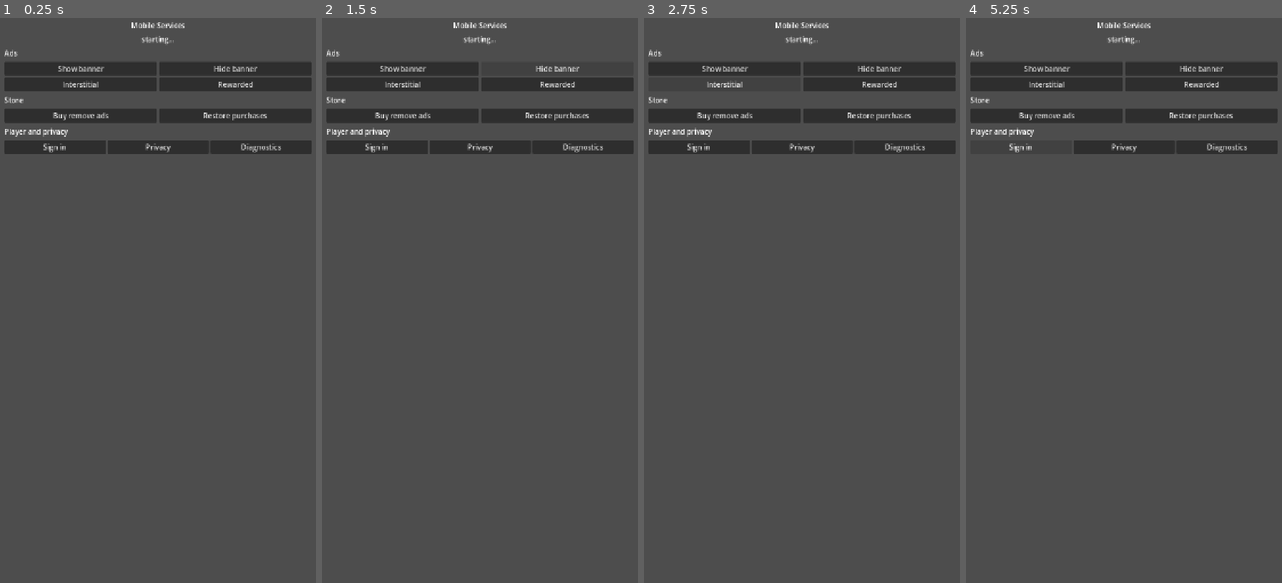
Above: before the commit, frames 1-4 (left to right).
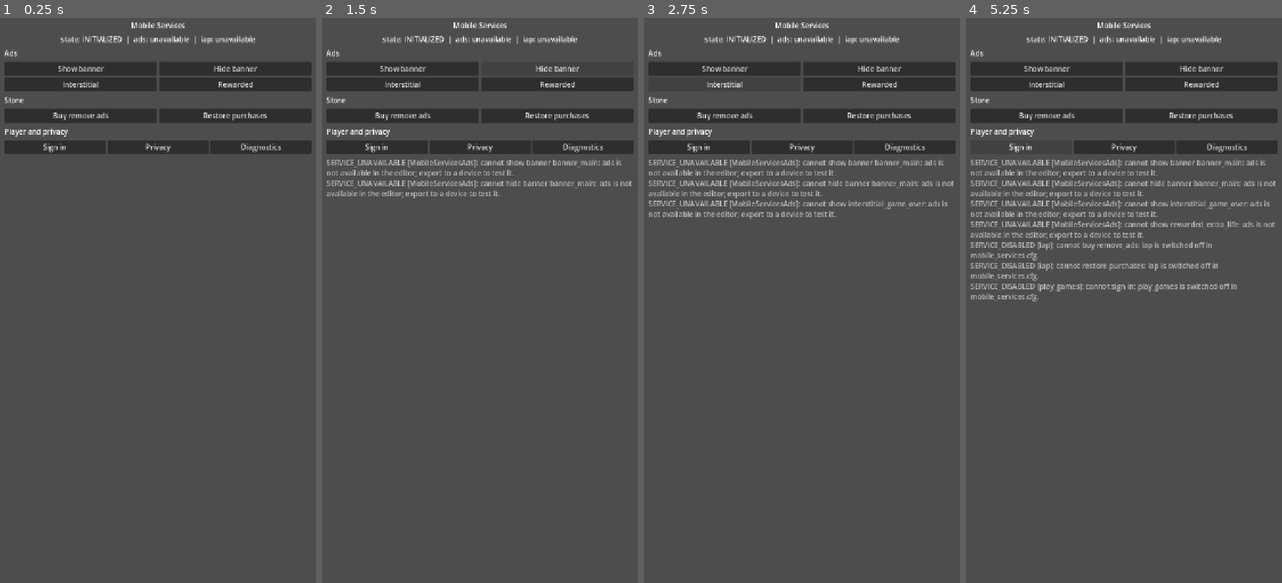
Above: after the commit, the same moments.

Repository: bilalsafdar4130/firebase-analytics-godot-plugin
Game: Godot game, scene res://demo/scenes/main.tscn
Same seed, same stepped clock (60 frames per second), same inputs: the game is played once before the commit and once after it.
Inputs:
- Up to frame 1 (0.25 s): no input
- Up to frame 2 (1.5 s): click "Show banner" at 0.5 s; click "Hide banner" at 1.25 s
- Up to frame 3 (2.75 s): click "Interstitial" at 2 s
- Up to frame 4 (5.25 s): click "Rewarded" at 2.75 s; click "Buy remove ads" at 3.5 s; click "Restore purchases" at 4.25 s; click "Sign in" at 5 s

The runs differ from the first frame. In frame 1, 0.4% of the frame differs, in the area x 19-81%, y 3-5%; in frame 2, 2.2%; in frame 3, 3.0%; in frame 4, 5.7%, in the area x 1-98%, y 3-51%.
Error before the commit: Parse Error: Identifier "_on_purchase_completed" not declared in the current scope. (res://demo/scripts/main.gd:31)

Commit message:
The demo connected a handler it never defined
The gate added in the last commit did its job on its first run: `demo/scripts/
main.gd` connects `iap.purchase_completed` to `_on_purchase_completed`, and that
method was never written. Nothing had compiled that file before — `run_tests.gd`
only reaches what it imports, and the demo is not one of those — so it had been
broken since it was written.

Written now, and it earns its place: it is the one signal in the demo where a
purchase turns into something the player keeps, so it says out loud that
entitlements are granted by the SDK before it runs and consumables are the
game's to grant inside it.

check_scripts.gd also under-reported the failure — it printed "0 failed to
compile" two lines after Godot logged the parse error. `load()` does not answer
null for a broken GDScript; it hands back the resource with the script marked
invalid. `can_instantiate()` is the flag that tracks validity, and for GDScript
it reads `valid && (tool || scripting_enabled)` — scripting is enabled while a
script is running, so here it means exactly "this compiled", @tool scripts
included. The CI grep caught the failure regardless, which is why the job went
red, but a local run of the checker should not disagree with it.

Swept the rest of the repository for the same shape: every `.connect(_handler)`
now resolves to a method defined in its own file, and every underscore-prefixed
call resolves locally or to a known base class.

Co-Authored-By: Claude Opus 5 <noreply@anthropic.com>
Claude-Session: https://claude.ai/code/session_01JCdUNdhJ54q9itZL554wgF

Diff:
--- a/demo/scripts/main.gd
+++ b/demo/scripts/main.gd
@@ -112,6 +112,15 @@
 		_say("%s — %s" % [name, products[name].get("price", "?")])
 
 
+## Fires ONCE per purchase, including one that arrives from a restore or that
+## completed on another device. Entitlements are granted by the SDK before this
+## runs; consumables are the game's to grant, here.
+func _on_purchase_completed(purchase: Dictionary) -> void:
+	_say("[color=green]purchased %s[/color]" % purchase.get("product", "?"))
+	if purchase.get("type", "") == "consumable":
+		_say("  (a real game would add the coins here, then save)")
+
+
 func _on_buy_remove_ads_pressed() -> void:
 	if MobileServices.iap.has_entitlement("remove_ads"):
 		_say("already owned")
--- a/tests/check_scripts.gd
+++ b/tests/check_scripts.gd
@@ -19,16 +19,18 @@
 	var failed: PackedStringArray = PackedStringArray()
 
 	for path in scripts:
-		# `load()` compiles the script and everything it depends on, and answers
-		# null when that fails — printing its own parse error above this line.
-		# The value added here is the summary and, crucially, the non-zero exit.
+		# `load()` compiles the script and everything it depends on, printing its
+		# own parse error above this line. It does NOT answer null for a broken
+		# GDScript — it hands back the resource with the script marked invalid,
+		# which is how the first version of this file reported "0 failed" while
+		# Godot had just logged a parse error two lines earlier.
 		#
-		# Deliberately NOT checking `can_instantiate()`: it is false for a @tool
-		# script outside the editor, and this addon has four of those. A null
-		# result is the only signal that means "this did not compile" and
-		# nothing else.
+		# `can_instantiate()` is the flag that actually tracks validity. For
+		# GDScript it reads `valid && (tool || scripting_enabled)`, and scripting
+		# is enabled while a script is running — so here it means exactly
+		# "this compiled", @tool scripts included.
 		var script = load(path)
-		if script == null or not (script is GDScript):
+		if script == null or not (script is GDScript) or not script.can_instantiate():
 			failed.append(path)
 
 	print("")
